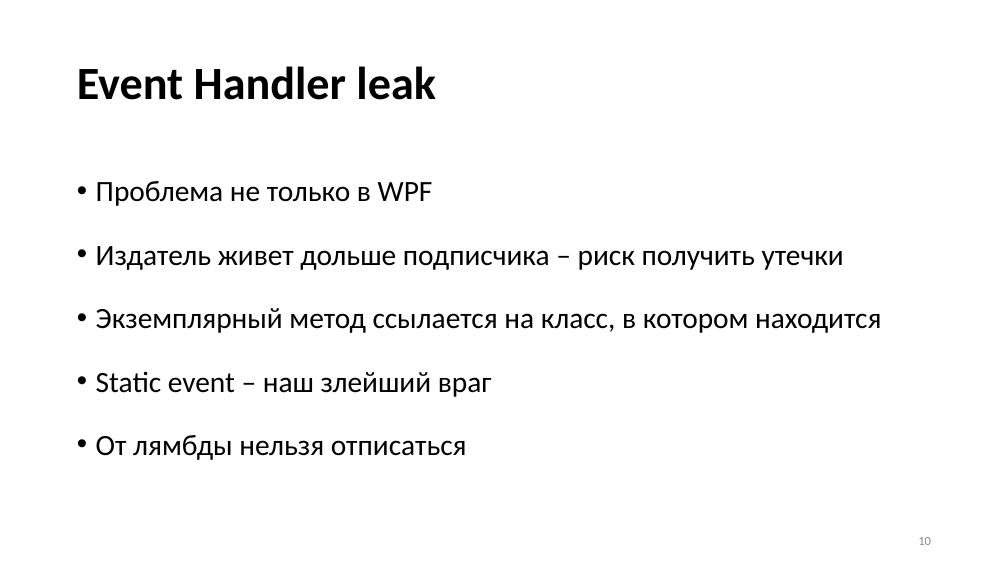
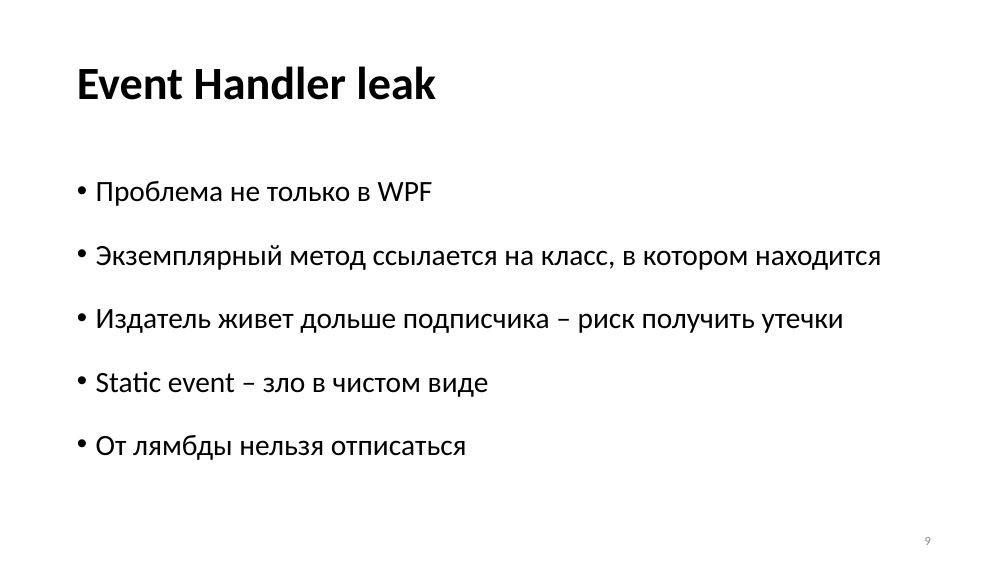
Before and after one commit to Talrandel/MemoryLeak, a slide deck: slide 9 of Утечки памяти.pptx (slide 10 before the commit). Drawn at 1008x567 pixels with LibreOffice and Linux fonts; fonts in the diff are those of the drawing. Boxes give left, top, right and bottom in pixels: in the first picture for what was removed or moved away, otherwise in the second. Text is boxed around its words. In the diff, an @@ line names an element or a change of style, - is before the commit and + after.

```diff
--- a/Утечки памяти.pptx
+++ b/Утечки памяти.pptx
@@ text at bbox=[96, 245, 881, 270]: paragraph added @@
+• Экземплярный метод ссылается на класс, в котором находится
@@ text at bbox=[96, 371, 489, 397]: text changed @@
-• Экземплярный метод ссылается на класс, в котором находится
-• Static event – наш злейший враг
+• Static event – зло в чистом виде
@@ page number at bbox=[925, 537, 931, 545]: text changed @@
-10
+9
```
Also in this commit, not shown: 12 other slides changed, 2 slides added, 16 other files.
